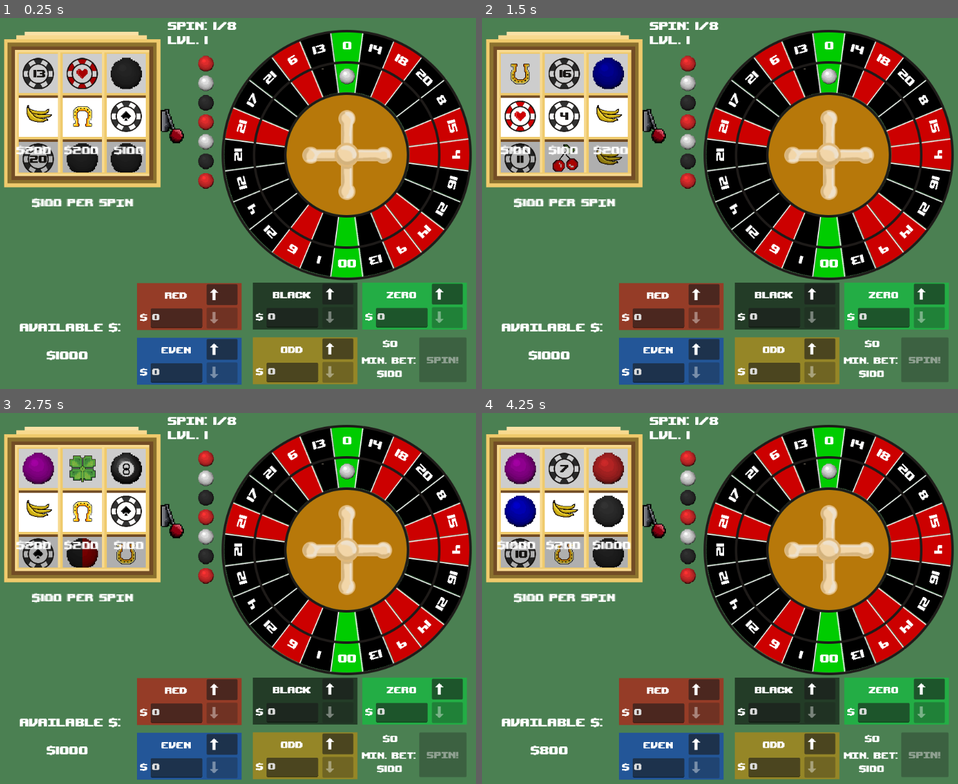
Above: before the commit, frames 1-4 (two rows, left to right).
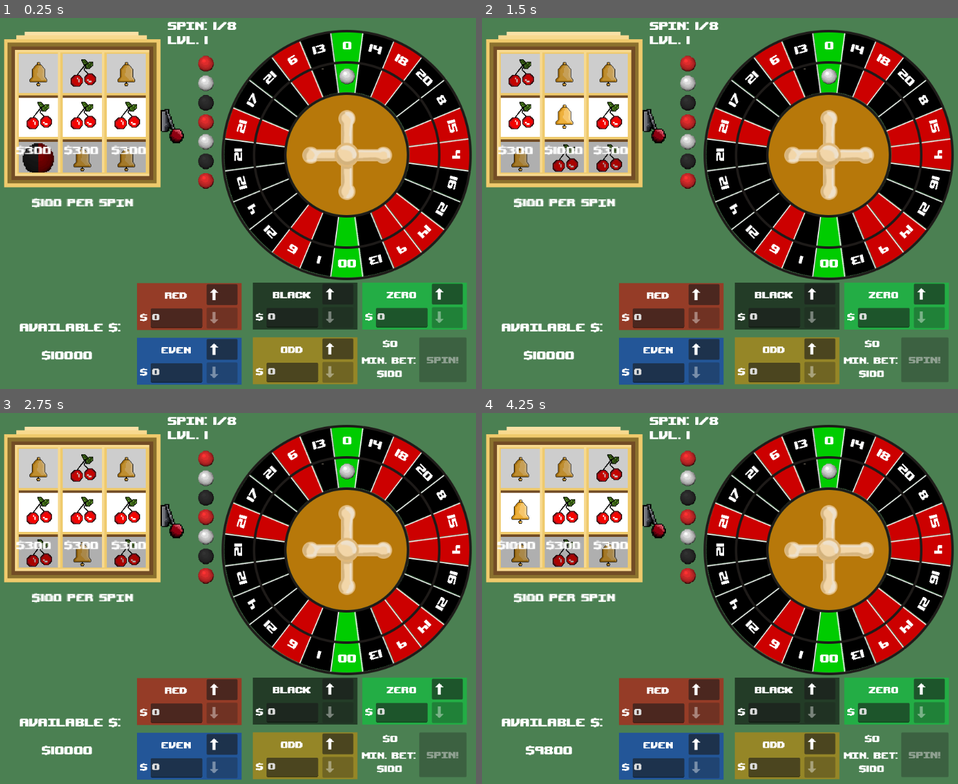
Above: after the commit, the same moments.

Repository: RossRKK/gmtk-game-jam-2025
Game: Godot game, scene res://scenes/roulette_scene.tscn
The game is run twice, just before and just after one commit, with the same random seed, the same clock (stepped at 60 frames per second) and the same inputs. Sound files missing from this copy of the repository are replaced by a short silence.
Inputs (mouse positions are in pixels of both pictures, inside the frame that each line leads up to):
- Up to frame 1 (0.25 s): no input
- Up to frame 2 (1.5 s): click (520, 114) at 0.52 s; click (562, 114) at 1.27 s
- Up to frame 3 (2.75 s): click (123, 509) at 2.02 s
- Up to frame 4 (4.25 s): click (653, 502) at 2.75 s; click (653, 502) at 3.5 s

The runs differ from the first frame. In frame 1, 3.3% of the frame differs, in the area x 4-31%, y 10-93%; in frame 2, 2.9%; in frame 3, 3.3%; in frame 4, 3.5%, in the area x 4-32%, y 10-93%.

Commit message:
Fixed bug duplicating cherries

Diff:
--- a/scripts/player_inventory.gd
+++ b/scripts/player_inventory.gd
@@ -2,7 +2,7 @@
 
 class_name PlayerInventory
 
-@export var starting_money: float = 1_000.
+@export var starting_money: float = 10_000.
 
 signal on_money_changed(new_value: float, diff: float)
 
--- a/scripts/power_up.gd
+++ b/scripts/power_up.gd
@@ -41,8 +41,8 @@
 		12 * BASIC_WEIGHT, # make red
 		12 * BASIC_WEIGHT, # make black
 		BASIC_WEIGHT, # make zero
-		SEGEMENT_DUPLICATE_WEIGHT,
-		POWER_UP_DUPLICATE_WEIGHT,
+		1000, #SEGEMENT_DUPLICATE_WEIGHT,
+		1000,#POWER_UP_DUPLICATE_WEIGHT,
 		MAGNET_WEIGHT, # magnet
 		MAGNET_WEIGHT, # replusor
 		MAGNET_WEIGHT, # banana
@@ -78,6 +78,7 @@
 	pressed.connect(_on_pressed)
 	mouse_entered.connect(_mouse_entered)
 	mouse_exited.connect(_mouse_exited)
+
 
 var tool_tip_id = -1
 
--- a/scripts/power_ups/power_up_duplicate_segment.gd
+++ b/scripts/power_ups/power_up_duplicate_segment.gd
@@ -28,8 +28,12 @@
 
 func activate() -> void:
 	super.activate()
+	if base_segment:
+		game.event_bus.help_text.emit("Click to paste the segment")
+	else:
+		game.event_bus.help_text.emit("Click a segment to copy it")
+
 	game.event_bus.segment_clicked.connect(segment_clicked)
-	game.event_bus.help_text.emit("Click a segment to copy it")
 
 func description() -> String:
 	return "Duplicate a wheel segment"
Not shown, changed: build/web/index.html
Not shown, changed: build/web/index.pck
